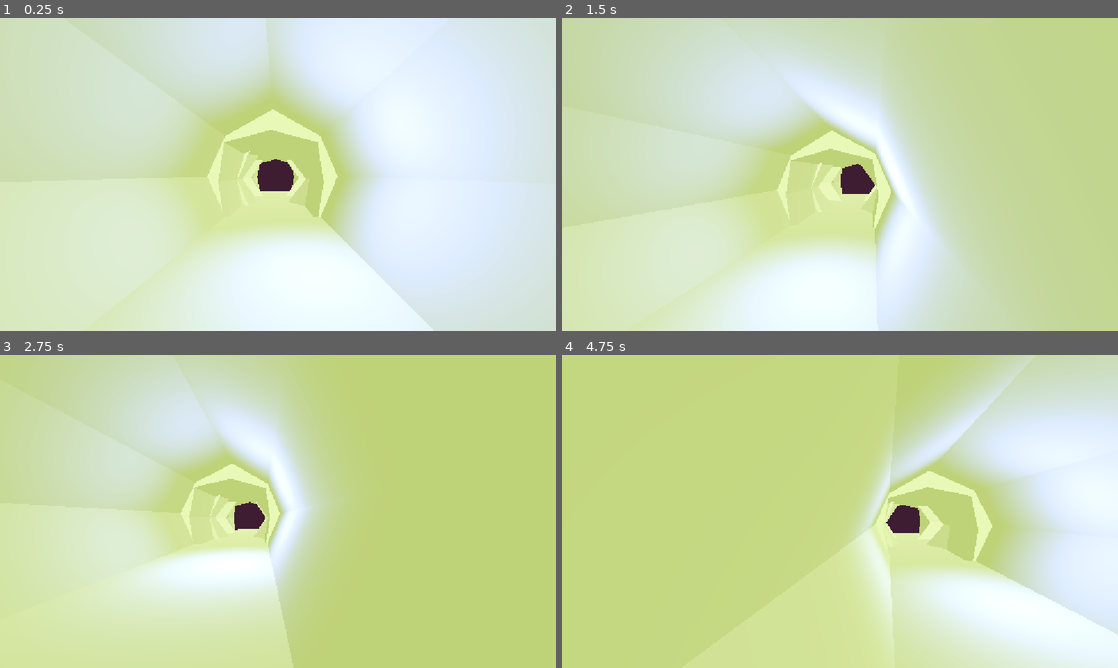
Above: before the commit, frames 1-4 (two rows, left to right).
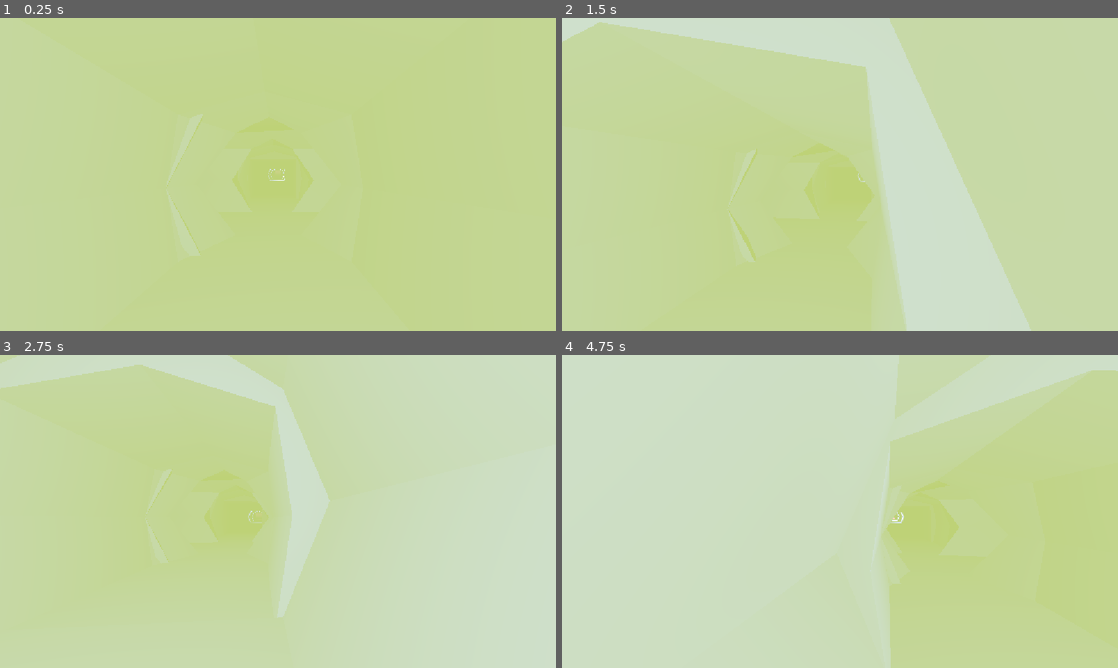
Above: after the commit, the same moments.

Repository: Ayaaneo/Desparuin
Game: Godot game, scene res://Assets/Scenes/dungeon_1.tscn
The game is run twice, just before and just after one commit, with the same random seed, the same clock (stepped at 60 frames per second) and the same inputs. This scene is started directly instead of the project's main scene.
Inputs (mouse positions are in pixels of both pictures, inside the frame that each line leads up to):
- Up to frame 1 (0.25 s): no input
- Up to frame 2 (1.5 s): move the mouse to (867, 174) at 0.52 s; hold D (Right) 0.53-1.28 s; tap W (Foreward) at 0.6 s; click (867, 174) at 0.67 s; tap Space (Jump) at 0.77 s; move the mouse to (812, 174) at 1.27 s; hold S (Backward) from 1.28 s (still down); tap Shift (Sprint) at 1.35 s
- Up to frame 3 (2.75 s): tap Space (Jump) at 1.52 s; move the mouse to (289, 505) at 2.02 s; release S (Backward) at 2.03 s; hold D (Right) from 2.03 s (still down); tap Caps Lock (slam) at 2.1 s
- Up to frame 4 (4.75 s): move the mouse to (834, 517) at 2.77 s; tap W (Foreward) at 2.85 s; click (834, 517) at 2.92 s; tap Space (Jump) at 3.02, 3.77, 4.52 s; move the mouse to (878, 514) at 3.52 s; release D (Right) at 3.53 s; hold Shift (Sprint) 3.53-4.28 s; hold A (Left) from 3.53 s (still down); move the mouse to (795, 508) at 4.27 s; tap Caps Lock (slam) at 4.35 s

The runs differ from the first frame. In frame 1, 91% of the frame differs, in the area x 0-100%, y 0-100%; in frame 2, 53%; in frame 3, 73%; in frame 4, 91%.

Commit message:
Adds

Diff:
--- a/Assets/Scenes/dungeon_1.tscn
+++ b/Assets/Scenes/dungeon_1.tscn
@@ -3,6 +3,10 @@
 [ext_resource type="PackedScene" uid="uid://c414vlc80bnyc" path="res://Assets/Models/walk.glb" id="2_jjseg"]
 [ext_resource type="PackedScene" uid="uid://ysxfscsu60na" path="res://Assets/Scenes/player.tscn" id="2_l2mji"]
 [ext_resource type="PackedScene" uid="uid://c4sxqto2uora8" path="res://Assets/Models/4-way.glb" id="3_l2mji"]
+[ext_resource type="PackedScene" uid="uid://t7v5fccsrv3c" path="res://Assets/Models/Roomopen.glb" id="4_b2rit"]
+[ext_resource type="PackedScene" uid="uid://bqw3ypffd8pg4" path="res://Assets/Models/Cylinder1.glb" id="5_m3a5l"]
+[ext_resource type="PackedScene" uid="uid://7ii33kav8isu" path="res://Assets/Models/Cylinder end.glb" id="6_4wkv0"]
+[ext_resource type="PackedScene" uid="uid://dvs0322d0i20t" path="res://Assets/Models/L-SHape.glb" id="7_7td40"]
 
 [sub_resource type="Environment" id="Environment_i0y1n"]
 background_mode = 1
@@ -16,11 +20,7 @@
 environment = SubResource("Environment_i0y1n")
 
 [node name="player" parent="." unique_id=1785636645 instance=ExtResource("2_l2mji")]
-transform = Transform3D(1, 0, 0, 0, 1, 0, 0, 0, 1, 14, -0.46296883, 1)
-
-[node name="DirectionalLight3D" type="DirectionalLight3D" parent="." unique_id=981211018]
-transform = Transform3D(0.0036777644, -0.9791949, 0.20288911, 0.9475007, 0.068283364, 0.3123777, -0.31973258, 0.19108874, 0.92803895, 0, 11, 0)
-light_energy = 0.309
+transform = Transform3D(1, 0, 0, 0, 1, 0, 0, 0, 1, 14, -0.46296883, -7.1250763)
 
 [node name="walk" parent="." unique_id=1941695502 instance=ExtResource("2_jjseg")]
 transform = Transform3D(0.25, 0, 0, 0, 0.25, 0, 0, 0, 0.25, -54.562256, -1.8586769, 16.383774)
@@ -30,6 +30,108 @@
 light_color = Color(0.54509807, 0.5254902, 1, 1)
 light_energy = 2.315
 light_volumetric_fog_energy = 1.345
+omni_range = 26.831408
+
+[node name="walk4" parent="." unique_id=1448232309 instance=ExtResource("2_jjseg")]
+transform = Transform3D(0.002039139, -1.0927464e-08, -1.0999314, 1.0615515e-08, 0.25000003, -4.767752e-08, 0.24285464, -1.0836095e-08, 0.009235618, -103.232056, -1.8586769, -81.35123)
+
+[node name="OmniLight3D" type="OmniLight3D" parent="walk4" unique_id=372367834]
+transform = Transform3D(4.1244593, -4.2632564e-14, 3.7252903e-09, 1.4210855e-14, 3.9999995, -2.0983215e-14, -9.313226e-10, 2.6367797e-15, 0.72729886, 277.28326, 7.4347076, -75.34199)
+light_color = Color(0.54509807, 0.5254902, 1, 1)
+light_energy = 2.45
+light_volumetric_fog_energy = 1.345
+light_size = 0.03
+omni_range = 9.0
+
+[node name="walk3" parent="." unique_id=230405584 instance=ExtResource("2_jjseg")]
+transform = Transform3D(0.00028644892, 0, 0.24999984, 0, 0.25, 0, -0.24999984, 0, 0.00028644892, 45.04477, -1.8586769, 52.587986)
+
+[node name="OmniLight3D" type="OmniLight3D" parent="walk3" unique_id=1127313678]
+transform = Transform3D(4, 0, 0, 0, 4, 0, 0, 0, 4, 277.28326, 7.4347076, -75.34198)
+light_color = Color(0.54509807, 0.5254902, 1, 1)
+light_energy = 2.315
+light_volumetric_fog_energy = 1.345
+
+[node name="walk2" parent="." unique_id=333087383 instance=ExtResource("2_jjseg")]
+transform = Transform3D(0.25, 0, 0, 0, 0.25, 0, 0, 0, 0.81370014, -54.562256, -1.8586769, -27.793041)
+
+[node name="OmniLight3D" type="OmniLight3D" parent="walk2" unique_id=611386153]
+transform = Transform3D(4, 0, 0, 0, 4, 0, 0, 0, 4, 277.28326, 7.4347076, -75.34198)
+light_color = Color(0.54509807, 0.5254902, 1, 1)
+light_energy = 2.315
+light_volumetric_fog_energy = 1.345
+
+[node name="OmniLight3D2" type="OmniLight3D" parent="walk2" unique_id=1249354834]
+transform = Transform3D(4, 0, 0, 0, 4, 0, 0, 0, 1.228954, 277.28326, 7.4347076, -48.768467)
+light_color = Color(0.54509807, 0.5254902, 1, 1)
+light_energy = 2.315
+light_volumetric_fog_energy = 1.345
 
 [node name="4-way" parent="." unique_id=1752704502 instance=ExtResource("3_l2mji")]
 transform = Transform3D(0.25, 0, 0, 0, 0.25, 0, 0, 0, 0.25, -30.989227, -2.5874507, 3.4440775)
+
+[node name="Roomopen" parent="." unique_id=1651365113 instance=ExtResource("4_b2rit")]
+transform = Transform3D(0.25, 0, 0, 0, 0.25, 0, 0, 0, 0.25, -1.8642921, -3.8548284, -21.630726)
+
+[node name="Cylinder1" parent="." unique_id=1567731657 instance=ExtResource("5_m3a5l")]
+transform = Transform3D(-0.24998836, 0, 0.0024119618, 0, 0.25, 0, -0.0024119618, 0, -0.24998836, -9.747654, -4.9890995, -139.82109)
+
+[node name="SpotLight3D" type="SpotLight3D" parent="Cylinder1" unique_id=852466540]
+transform = Transform3D(3.9996178, -0.03857785, -0.03961153, 0.038577855, -0.10592864, 3.998411, -0.039611526, -3.998411, -0.10554645, -95.143295, 61.373093, -84.63193)
+light_color = Color(0.5990993, 0.011446167, 0.5368126, 1)
+light_energy = 81.178
+light_indirect_energy = 3.417
+light_volumetric_fog_energy = 3.195
+distance_fade_begin = 0.0
+spot_range = 13.860231
+
+[node name="OmniLight3D" type="OmniLight3D" parent="Cylinder1" unique_id=424077529]
+transform = Transform3D(4, 0, 0, 0, 4, 0, 0, 0, 4, -120.9592, 44, -98.837616)
+light_color = Color(0.20392157, 0.13725491, 0.3647059, 1)
+omni_range = 14.0
+omni_attenuation = 0.57
+
+[node name="L-SHape" parent="." unique_id=717246190 instance=ExtResource("7_7td40")]
+transform = Transform3D(0.25, 0, 0, 0, 0.25, 0, 0, 0, 0.25, 43.44061, -2.644621, 29.614088)
+
+[node name="OmniLight3D" type="OmniLight3D" parent="L-SHape" unique_id=1764354669]
+transform = Transform3D(4, 0, 0, 0, 4, 0, 0, 0, 4, 33.639618, 7.1820755, -184.69229)
+omni_range = 9.243561
+
+[node name="OmniLight3D3" type="OmniLight3D" parent="L-SHape" unique_id=332601336]
+transform = Transform3D(4, 0, 0, 0, 4, 0, 0, 0, 4, 33.639618, 7.1820755, -220.65164)
+
+[node name="OmniLight3D4" type="OmniLight3D" parent="L-SHape" unique_id=1891420799]
+transform = Transform3D(4, 0, 0, 0, 4, 0, 0, 0, 4, 33.639618, 7.1820755, -265.34402)
+omni_range = 17.899332
+
+[node name="OmniLight3D2" type="OmniLight3D" parent="L-SHape" unique_id=861684392]
+transform = Transform3D(4, 0, 0, 0, 4, 0, 0, 0, 4, -5.856201, 7.1820755, -184.69229)
+omni_range = 8.57532
+
+[node name="L-SHape2" parent="." unique_id=991148194 instance=ExtResource("7_7td40")]
+transform = Transform3D(-0.2499999, 0, -0.00022521196, 0, 0.25, 0, 0.00022521196, 0, -0.2499999, 60.210503, -2.644621, -89.69455)
+
+[node name="OmniLight3D" type="OmniLight3D" parent="L-SHape2" unique_id=2096815139]
+transform = Transform3D(4, 0, 0, 0, 4, 0, 0, 0, 4, 0.16366577, 7.6283765, -181.64935)
+omni_range = 9.871124
+
+[node name="OmniLight3D2" type="OmniLight3D" parent="L-SHape2" unique_id=157632927]
+transform = Transform3D(4, 0, 0, 0, 4, 0, 0, 0, 4, 30.419327, 7.6283765, -181.62212)
+omni_range = 9.871124
+
+[node name="Cylinder end2" parent="." unique_id=280987809 instance=ExtResource("6_4wkv0")]
+transform = Transform3D(0.0016658669, 0, 0.24999446, 0, 0.25, 0, -0.24999446, 0, 0.0016658669, 76.366425, -5.7459197, -48.06796)
+
+[node name="OmniLight3D" type="OmniLight3D" parent="Cylinder end2" unique_id=1597444622]
+transform = Transform3D(4, 0, 0, 0, 4, 0, 0, 0, 4, 0.047531128, 42.96061, 7.1319275)
+light_color = Color(1, 0.45, 0.45, 1)
+light_energy = 1.691
+omni_range = 13.103279
+
+[node name="SpotLight3D" type="SpotLight3D" parent="Cylinder end2" unique_id=2055675833]
+transform = Transform3D(3.9997654, -0.025230138, -0.035247773, 0.025230117, -1.2898247, 3.7862537, -0.035247784, -3.786254, -1.2895898, -10.448242, 42.900642, 0.4675293)
+light_color = Color(0, 0.6305602, 0.46148664, 1)
+light_energy = 11.85
+spot_range = 9.7523
+spot_angle = 54.331516
Binary file added: Assets/Models/Cylinder end.glb
Not shown, added: Assets/Models/Cylinder end.glb.import
Binary file added: Assets/Models/Cylinder1.glb
Not shown, added: Assets/Models/Cylinder1.glb.import
Binary file added: Assets/Models/Room end.glb
Not shown, added: Assets/Models/Room end.glb.import
Binary file added: Assets/Models/Roomopen.glb
Not shown, added: Assets/Models/Roomopen.glb.import
